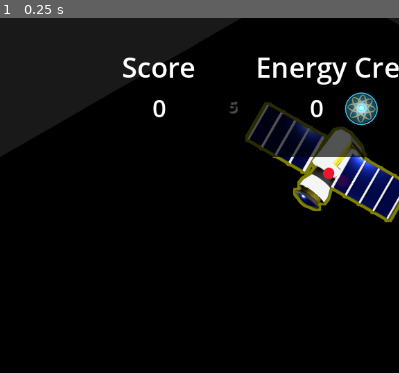
Above: before the commit, frame 1.
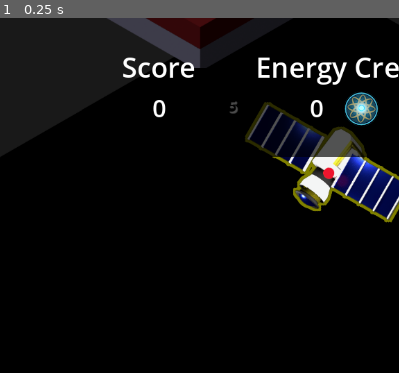
Above: after the commit, the same moment.

Repository: lifflander/stp
Game: Godot game, scene res://scenes/Main.tscn
The game is run twice, just before and just after one commit, with the same random seed, the same clock (stepped at 60 frames per second) and the same inputs.
Inputs:
- Up to frame 1 (0.25 s): no input
The pictures show only the part of the screen within x 8-58%, y 0-50%; the shares and areas given below are measured in that part.

The runs differ from the first frame. In frame 1, 3.1% of the frame differs, in the area x 26-74%, y 0-15%.

Commit message:
Fix selection, start adding crater

Diff:
--- a/iso-tileset-2.tres
+++ b/iso-tileset-2.tres
@@ -13,6 +13,7 @@
 [ext_resource type="Texture2D" uid="uid://872oittq8ka7" path="res://assets/tilesets/City_Levels1to8_1.png" id="8_bf1fb"]
 [ext_resource type="Texture2D" uid="uid://4sn06fsj01xw" path="res://assets/tilesets/Buildings_Overlay_2.png" id="8_geh3v"]
 [ext_resource type="Texture2D" uid="uid://bfi2wkiec7kl0" path="res://assets/tilesets/Mars_Tileset_2.png" id="8_iwov0"]
+[ext_resource type="Texture2D" uid="uid://vb88hl7ew23i" path="res://assets/tilesets/CircularCrater_Tiles_1.png" id="10_tgtjq"]
 
 [sub_resource type="TileMapPattern" id="TileMapPattern_74qju"]
 tile_data = PackedInt32Array(0, 65536, 0, 1, 65536, 0, 2, 65536, 0, 65538, 65536, 0)
@@ -193,14 +194,6 @@
 6:0/0 = 0
 6:0/0/texture_origin = Vector2i(0, 60)
 
-[sub_resource type="TileSetAtlasSource" id="TileSetAtlasSource_tkf6t"]
-texture = ExtResource("7_6aigk")
-margins = Vector2i(0, 50)
-texture_region_size = Vector2i(482, 350)
-3:0/0 = 0
-3:0/0/texture_origin = Vector2i(0, 10)
-3:0/0/modulate = Color(1, 0, 0, 0.45098)
-
 [sub_resource type="TileSetAtlasSource" id="TileSetAtlasSource_yrrxs"]
 resource_name = "UnitSetDisabled"
 texture = ExtResource("2_t27ds")
@@ -288,6 +281,21 @@
 6:0/0 = 0
 7:0/0 = 0
 
+[sub_resource type="TileSetAtlasSource" id="TileSetAtlasSource_d70ly"]
+texture = ExtResource("10_tgtjq")
+margins = Vector2i(32, 44)
+separation = Vector2i(61, 70)
+texture_region_size = Vector2i(420, 324)
+0:0/0 = 0
+1:0/0 = 0
+2:0/0 = 0
+3:0/0 = 0
+4:0/0 = 0
+0:1/0 = 0
+5:0/0 = 0
+6:0/0 = 0
+7:0/0 = 0
+
 [sub_resource type="TileSetAtlasSource" id="TileSetAtlasSource_fcyon"]
 texture = ExtResource("7_5b08o")
 margins = Vector2i(3, 0)
@@ -449,6 +457,7 @@
 1:1/0 = 0
 2:1/0 = 0
 3:1/0 = 0
+3:1/0/texture_origin = Vector2i(-15, 40)
 3:1/0/modulate = Color(1, 1, 1, 0.415686)
 
 [resource]
@@ -472,8 +481,8 @@
 sources/2 = SubResource("TileSetAtlasSource_fcyon")
 sources/13 = SubResource("TileSetAtlasSource_udjj6")
 sources/14 = SubResource("TileSetAtlasSource_hhd54")
-sources/15 = SubResource("TileSetAtlasSource_tkf6t")
 sources/16 = SubResource("TileSetAtlasSource_yrrxs")
 sources/17 = SubResource("TileSetAtlasSource_o36dl")
 sources/18 = SubResource("TileSetAtlasSource_iqyn1")
+sources/19 = SubResource("TileSetAtlasSource_d70ly")
 pattern_0 = SubResource("TileMapPattern_74qju")
--- a/scenes/Main.tscn
+++ b/scenes/Main.tscn
@@ -81,6 +81,7 @@
 format = 2
 layer_0/name = "Base layer"
 layer_0/y_sort_enabled = true
+layer_0/tile_data = PackedInt32Array(65534, 19, 0, 65533, 262163, 0, -3, 393235, 0, -65539, 327699, 0, -65538, 458771, 0, -2, 19, 1, -65537, 131091, 0, 65535, 65555, 0, -1, 196627, 0)
 layer_1/name = "Resources"
 layer_1/y_sort_enabled = true
 layer_1/tile_data = PackedInt32Array(524298, 2, 0)
Binary file added: assets/tilesets/CircularCrater_Tiles_1.png
Not shown, added: assets/tilesets/CircularCrater_Tiles_1.png.import
Binary file changed: assets/tilesets/Tileset_Overlay_Selection.png
Not shown: 1 places in iso-tileset-2.tres that only renumber resources
